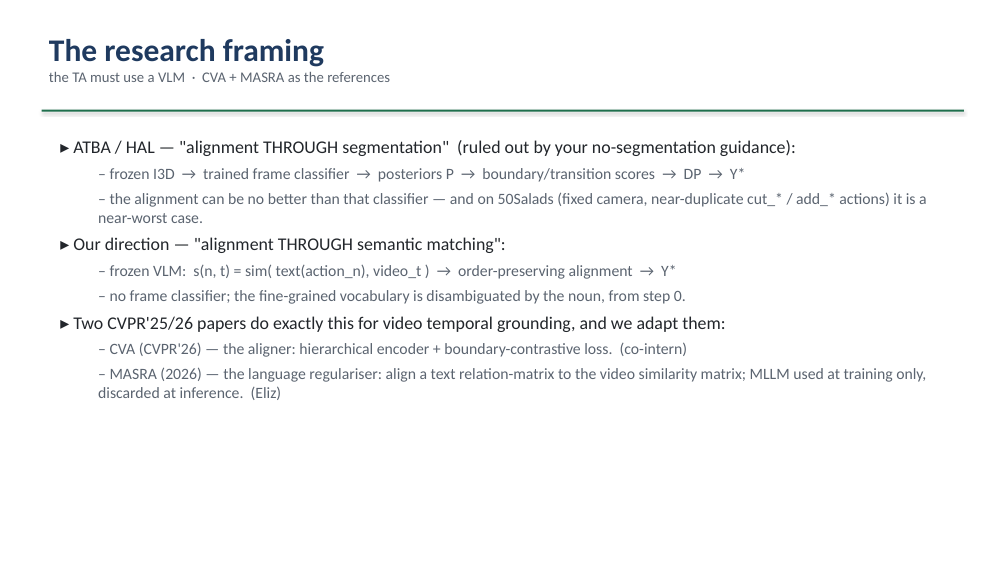
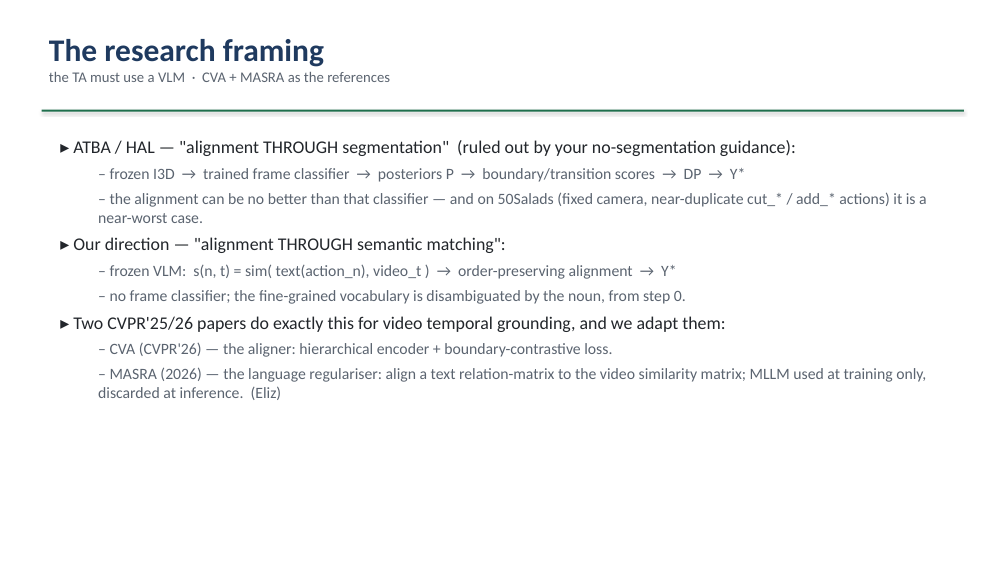
Before and after one commit to epayaslii/DELTA, a slide deck: slide 4 of slides/DELTA_progress.pptx. Drawn at 1008x567 pixels with LibreOffice and Linux fonts; fonts in the diff are those of the drawing. Boxes give left, top, right and bottom in pixels: in the first picture for what was removed or moved away, otherwise in the second. Text is boxed around its words. In the diff, an @@ line names an element or a change of style, - is before the commit and + after.

```diff
--- a/slides/DELTA_progress.pptx
+++ b/slides/DELTA_progress.pptx
@@ text at bbox=[110, 343, 612, 357]: text changed @@
-  – CVA (CVPR'26) — the aligner: hierarchical encoder + boundary-contrastive loss. (co-intern)
+  – CVA (CVPR'26) — the aligner: hierarchical encoder + boundary-contrastive loss.
```
Also in this commit, not shown: 7 other slides changed, 10 other files.
